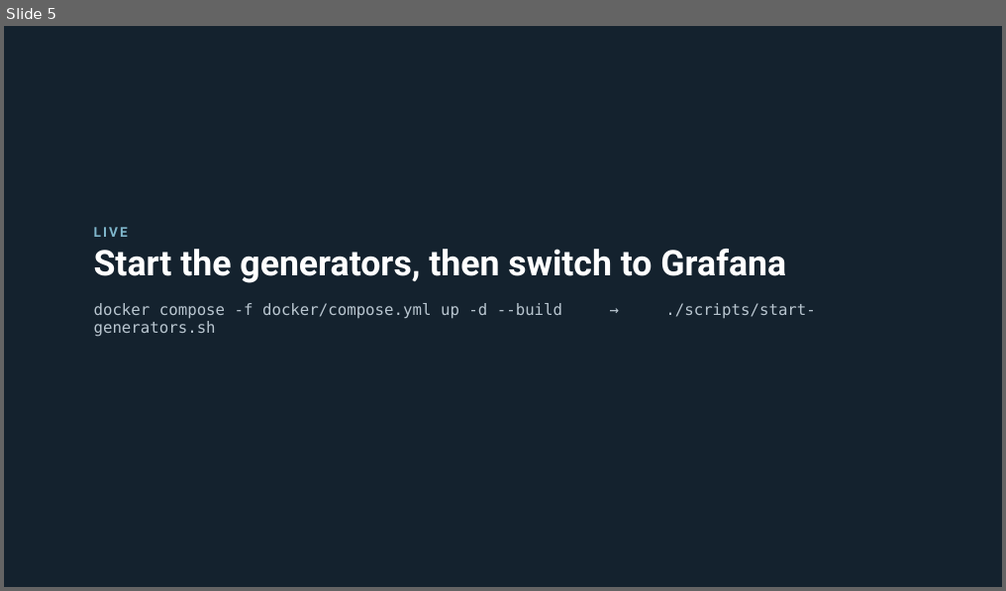
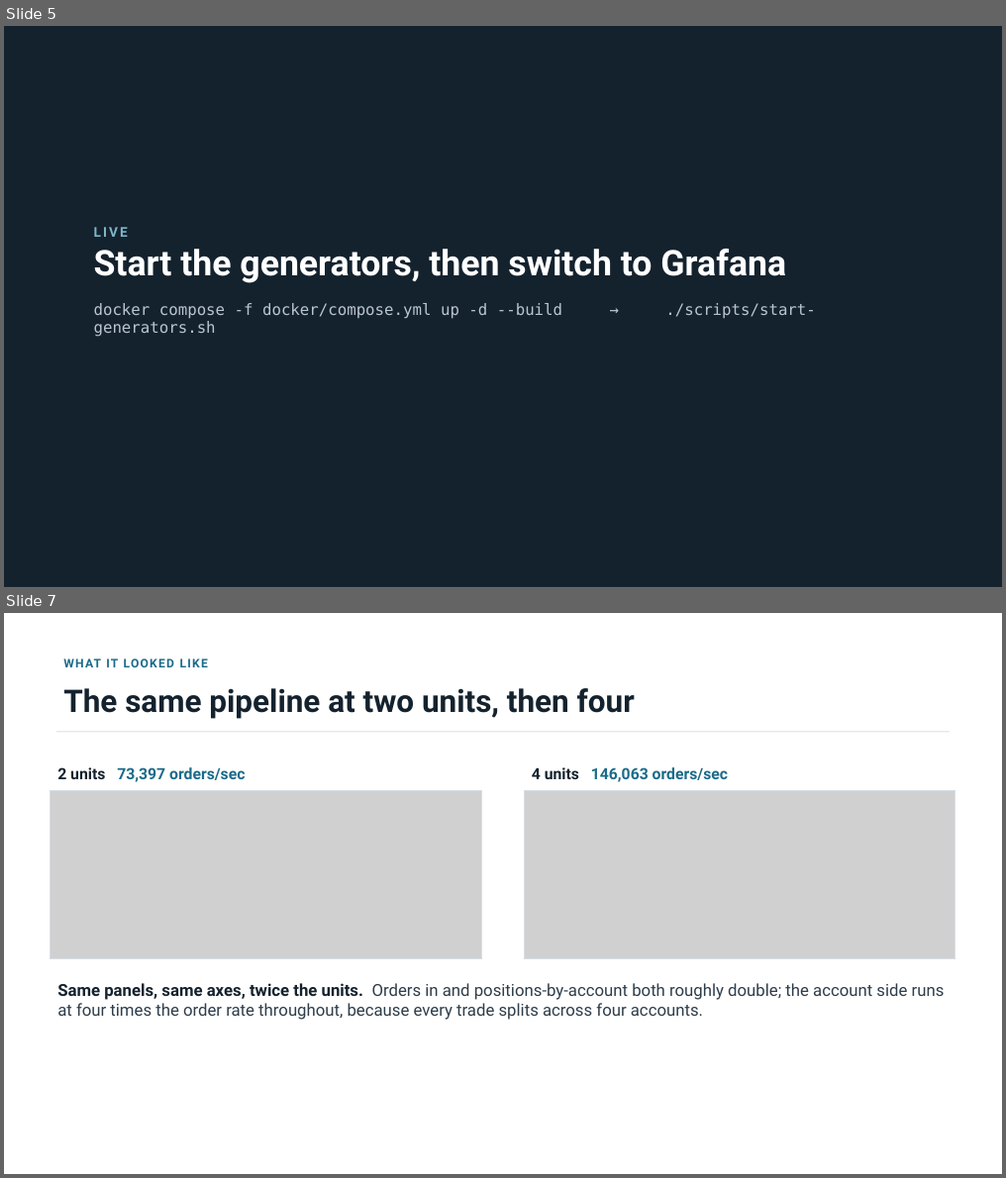
Before and after one commit to jimzucker/flink-training, a slide deck: docs/deck/final-demo.pptx. Shown one above the other, each under a label of ours: slide 5 before the commit, slides 5 and 7 after it; the slides between them are not shown. The pictures are 1006x591 and 1006x1178 pixels, drawn with LibreOffice and Linux fonts; fonts in the diff are those of the drawing; grey boxes stand for pictures. Boxes give left, top, right and bottom in pixels: in the first picture for what was removed or moved away, otherwise in the second. Text is boxed around its words. In the diff, an @@ line names an element or a change of style, - is before the commit and + after.

```diff
--- a/docs/deck/final-demo.pptx
+++ b/docs/deck/final-demo.pptx
@@ slide 7 added at <box>4,613,1002,1174</box>, background #FFFFFF @@
@@ text added at <box>106,659,118,667</box>, 11.5 pt, text #1B6B8A, bold @@
+WHAT IT LOOKED LIKE
@@ text added at <box>63,688,635,719</box>, 30 pt, text #14222E, bold @@
+The same pipeline at two units, then four
@@ rectangle added at <box>56,731,949,732</box>, fill #D8DFE4 @@
@@ picture added at <box>51,790,481,959</box> @@
@@ rectangle added at <box>51,790,481,959</box>, outline #D8DFE4 1 pt @@
@@ text added at <box>57,767,245,782</box>, 15 pt, text #1B6B8A, bold @@
+2 units 73,397 orders/sec
@@ picture added at <box>525,790,955,959</box> @@
@@ rectangle added at <box>525,790,955,959</box>, outline #D8DFE4 1 pt @@
@@ text added at <box>532,767,728,782</box>, 15 pt, text #1B6B8A, bold @@
+4 units 146,063 orders/sec
@@ text added at <box>57,983,944,1020</box>, 16 pt, text #2E3D4A @@
+Same panels, same axes, twice the units. Orders in and positions-by-account both roughly double; the account side runs at four times the order rate throughout, because every trade splits across four accounts.
```
Also in this commit, not shown: 3 slides changed, 1 other slide added, 14 other files.
